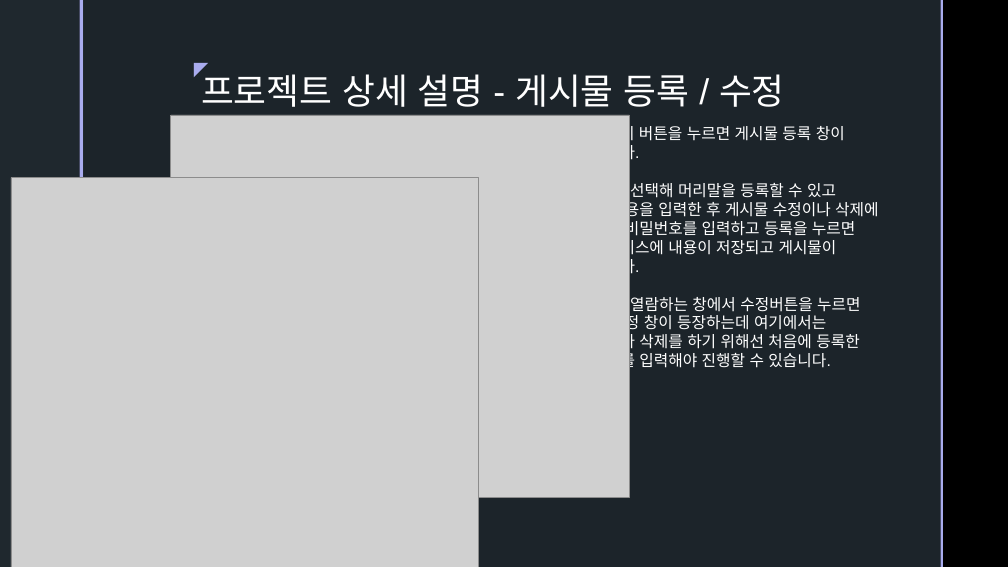
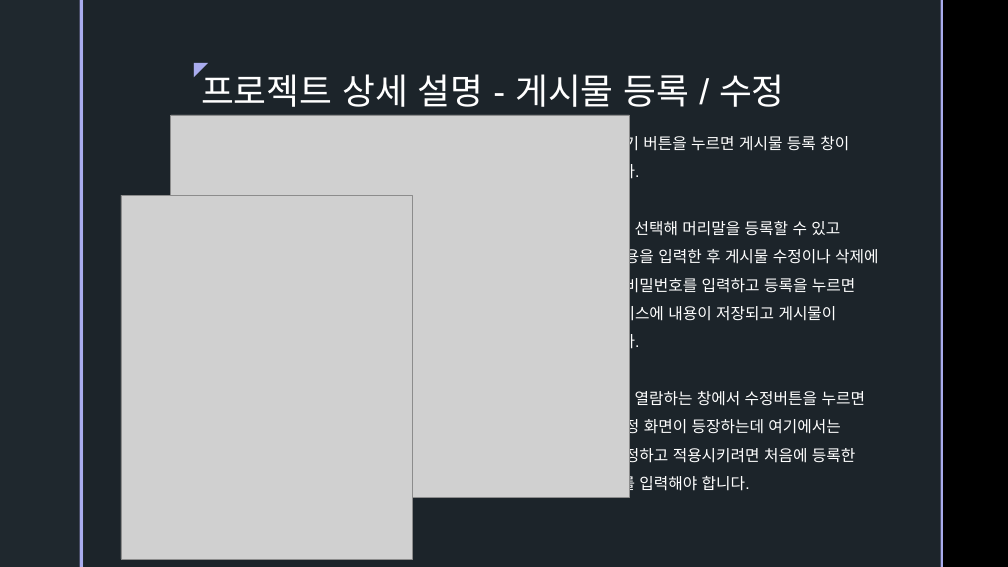
Before and after one commit to ColossusCMS/Team-Project, a slide deck: slide 16 of 보고서 폴더/제출용.pptx. Drawn at 1008x567 pixels with LibreOffice and Linux fonts; fonts in the diff are those of the drawing; grey boxes stand for pictures; background and template pictures are left out. Boxes give left, top, right and bottom in pixels: in the first picture for what was removed or moved away, otherwise in the second. Text is boxed around its words. In the diff, an @@ line names an element or a change of style, - is before the commit and + after.

Commit message:
제출용ppt 수정

```diff
--- a/보고서 폴더/제출용.pptx
+++ b/보고서 폴더/제출용.pptx
@@ text at bbox=[563, 133, 878, 352]: line spacing 1 to 1.5 @@
@@ picture: place and size @@
-picture at bbox=[11, 178, 479, 567]
+picture at bbox=[121, 195, 413, 560]
@@ text at bbox=[563, 388, 865, 494]: text changed @@
-– 게시물을 열람하는 창에서 수정버튼을 누르면 게시물 수정 창이 등장하는데 여기에서는 수정하거나 삭제를 하기 위해선 처음에 등록한 비밀번호를 입력해야 진행할 수 있습니다.
+– 게시물을 열람하는 창에서 수정버튼을 누르면 게시물 수정 화면이 등장하는데 여기에서는 내용을 수정하고 적용시키려면 처음에 등록한 비밀번호를 입력해야 합니다.
```
Also in this commit, not shown: 10 other slides changed, 2 slides removed, 1 other file.
